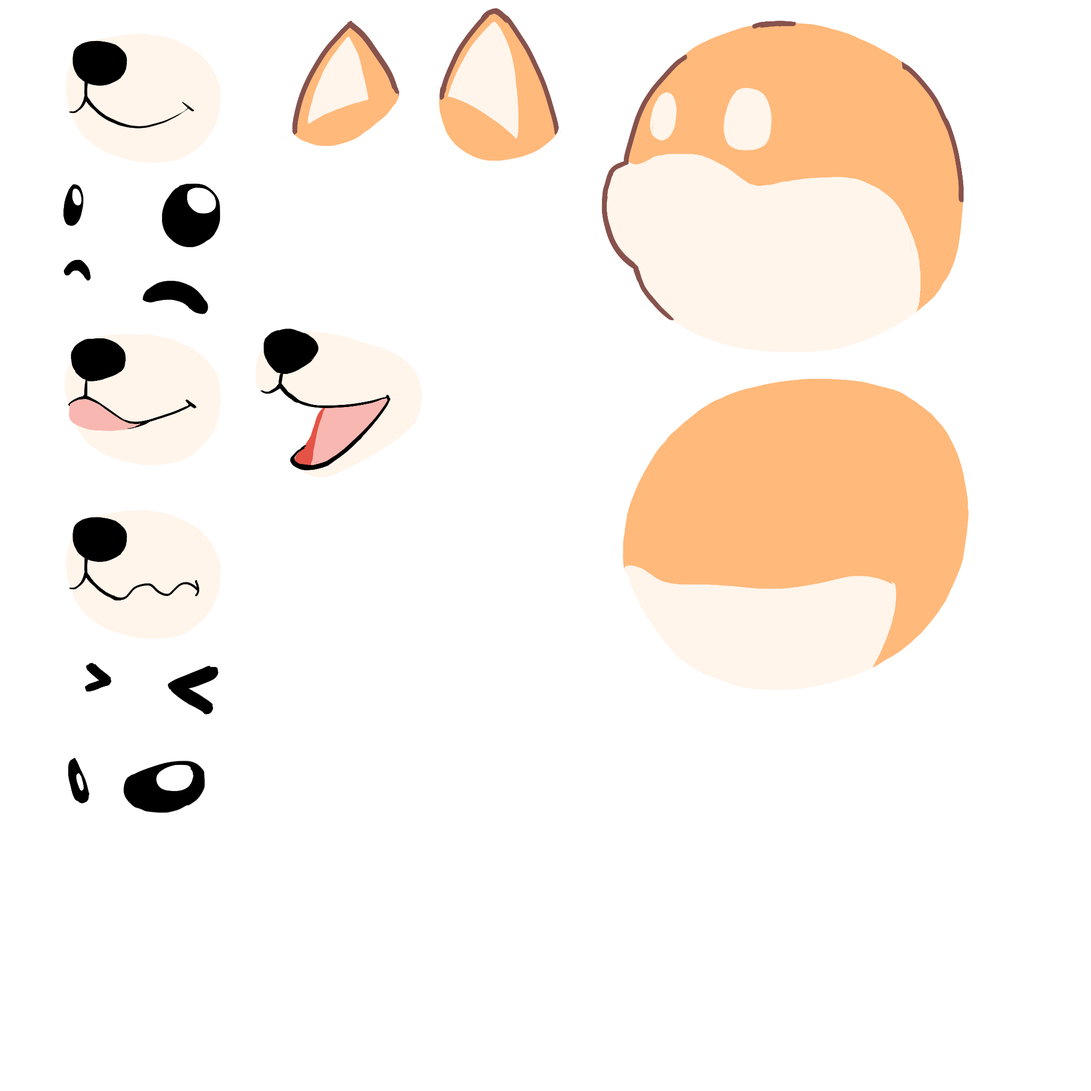
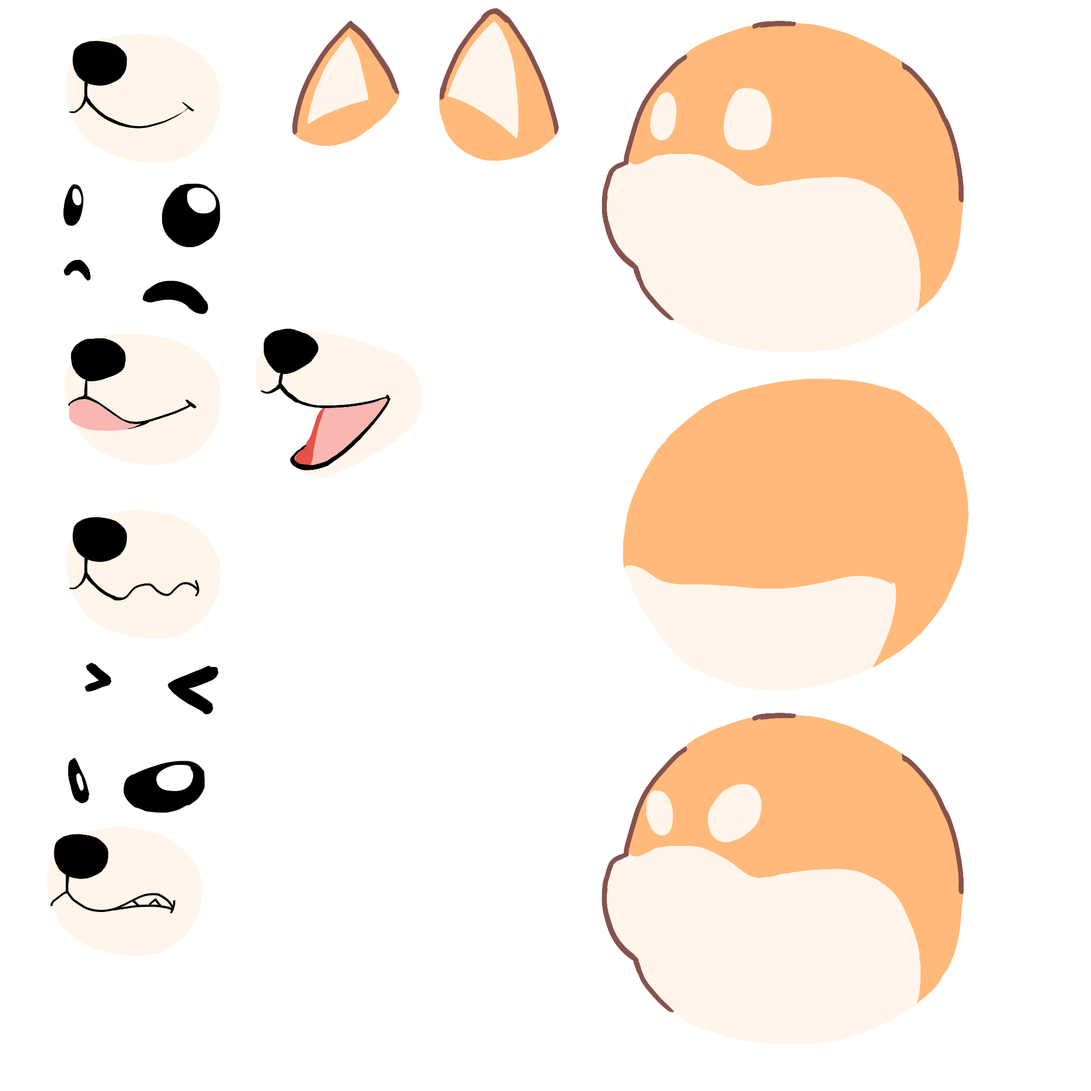
Layers edited between the first and the second 1091 × 1091 image:
added layer "mouth copy 2" in group "rd face" over (x1=46, y1=827, x2=202, y2=957)
added layer "head copy" in group "rd face" over (x1=601, y1=713, x2=965, y2=1045)
